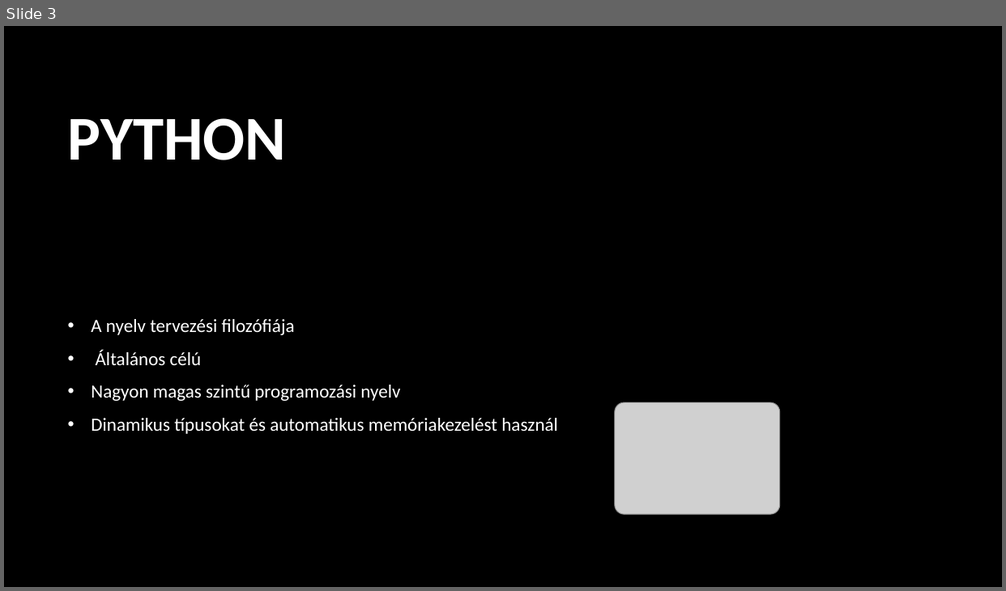
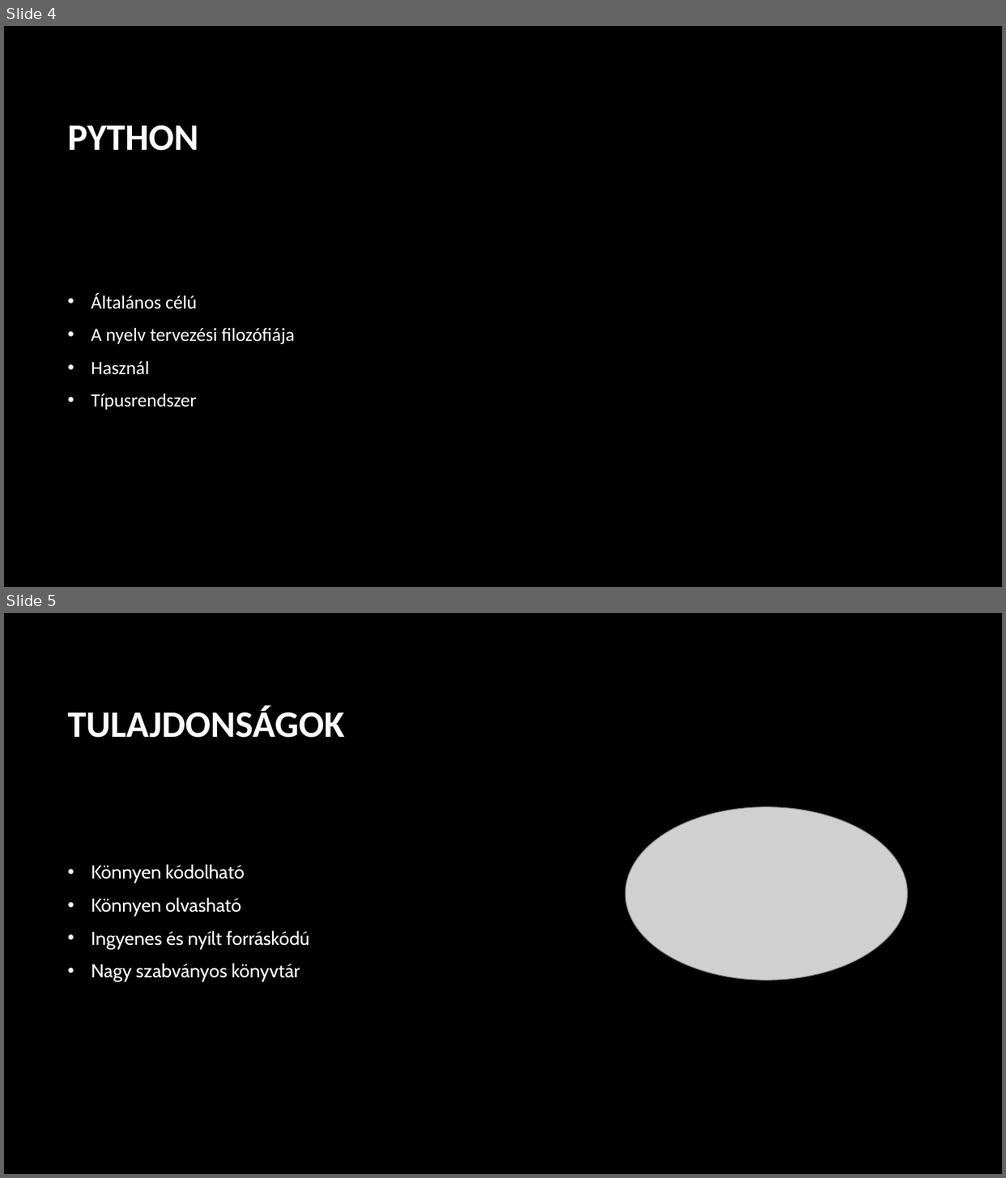
Before and after one commit to Andor1298/ikt-ppt, a slide deck: Python.pptx. Shown one above the other, each under a label of ours: slide 3 before the commit, slides 4 and 5 after it. The pictures are 1006x591 and 1006x1178 pixels, drawn with LibreOffice and Linux fonts; fonts in the diff are those of the drawing; grey boxes stand for pictures; background and template pictures are left out. Boxes give left, top, right and bottom in pixels: in the first picture for what was removed or moved away, otherwise in the second. Text is boxed around its words. In the diff, an @@ line names an element or a change of style, - is before the commit and + after.

```diff
--- a/Python.pptx
+++ b/Python.pptx
@@ slide 5 added at [4, 613, 1002, 1174], background picture (left out) @@
@@ title added at [68, 706, 345, 738], 36 pt, text #FFFFFF, bold @@
+TULAJDONSÁGOK
@@ picture added at [625, 807, 908, 980] @@
@@ text added at [91, 864, 309, 982], 18 pt, text #FFFFFF @@
+• Könnyen kódolható
+• Könnyen olvasható
+• Ingyenes és nyílt forráskódú
+• Nagy szabványos könyvtár
@@ what was slide 3 is now slide 4 @@
@@ slide 4 changed as well @@
@@ title "PYTHON" at [68, 125, 199, 151]: size 60 to 36 pt @@
@@ text "Általános célú": place and size @@
-text "Általános célú" at [91, 319, 558, 434]
+text "Általános célú" at [91, 292, 295, 410]
@@ text at [91, 292, 197, 309]: paragraph added @@
+• Általános célú
@@ text at [91, 361, 196, 410]: text changed @@
-• Általános célú
-• Nagyon magas szintű programozási nyelv
-• Dinamikus típusokat és automatikus memóriakezelést használ
+• Használ
+• Típusrendszer
@@ picture removed at [615, 403, 780, 515] @@
```
Also in this commit, not shown: 4 other slides changed, 2 other slides added, 2 slides removed.
